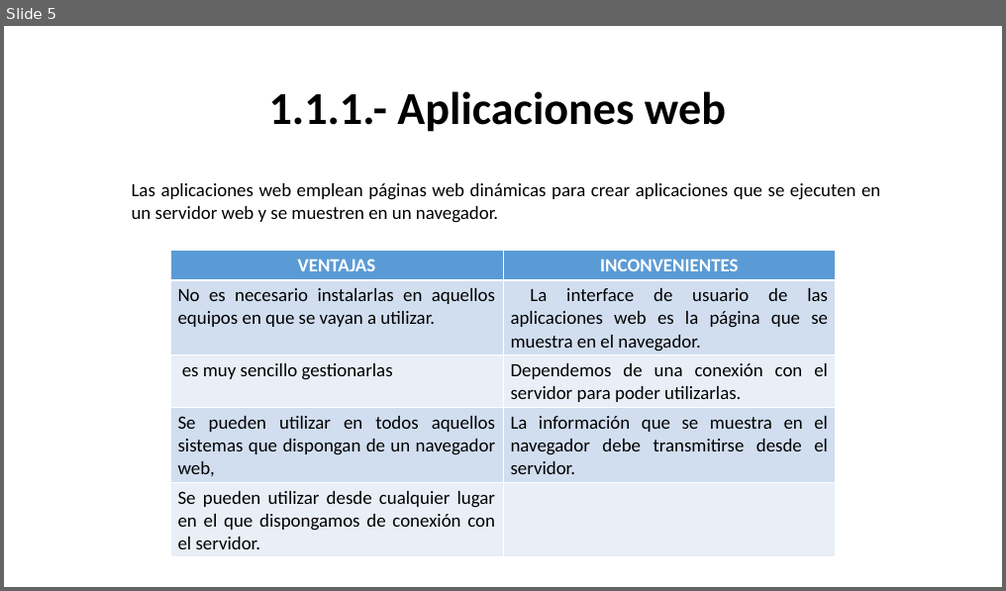
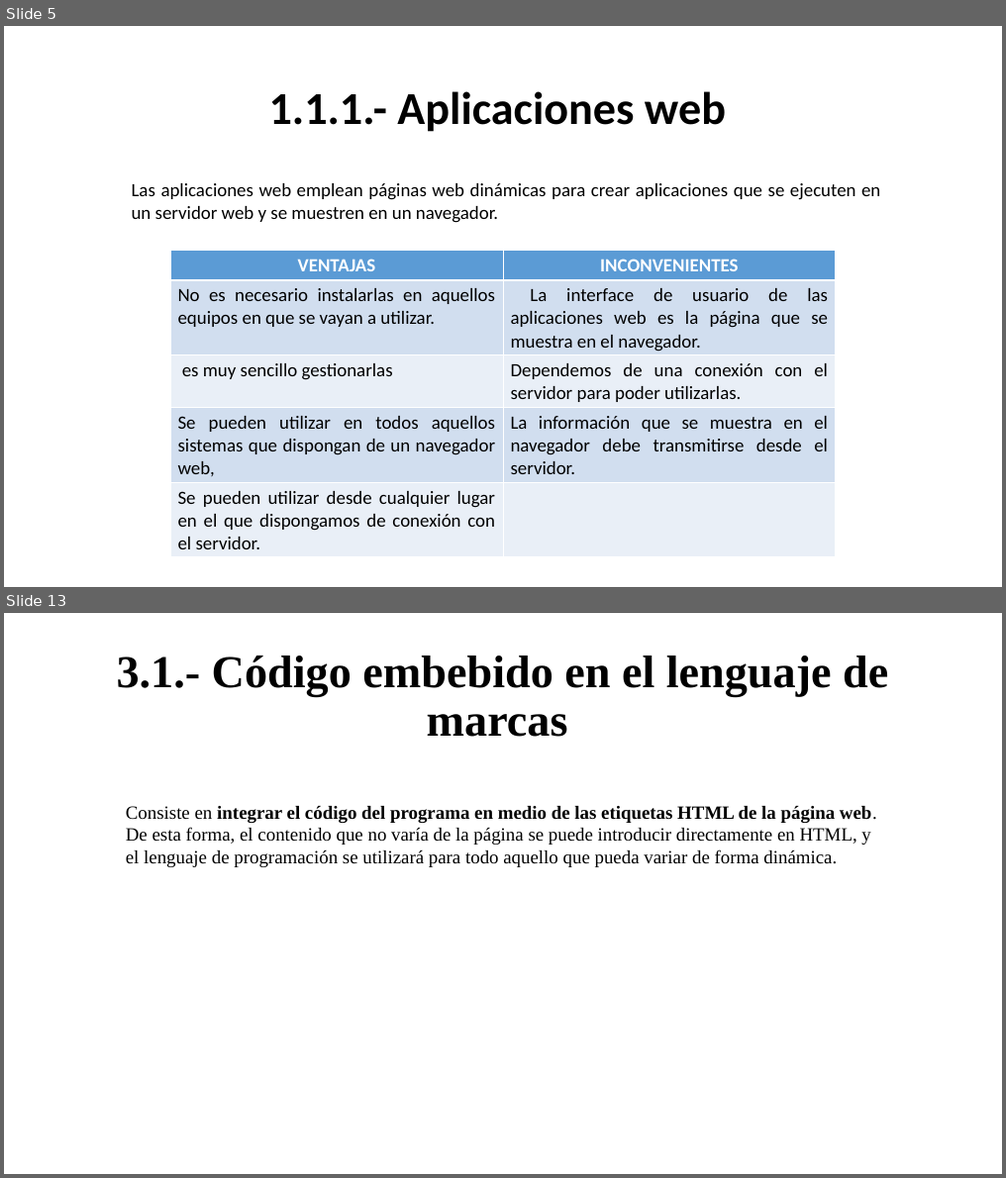
Before and after one commit to raulopsanch/DAW2, a slide deck: Desarrollo web en entorno servidor/Tema_01/Ejercicios/Raúl_Lòpez_Sánchez_Tarea_Tema_1.pptx. Shown one above the other, each under a label of ours: slide 5 before the commit, slides 5 and 13 after it; the slides between them are not shown. The pictures are 1006x591 and 1006x1178 pixels, drawn with LibreOffice and Linux fonts; fonts in the diff are those of the drawing. Boxes give left, top, right and bottom in pixels: in the first picture for what was removed or moved away, otherwise in the second. Text is boxed around its words. In the diff, an @@ line names an element or a change of style, - is before the commit and + after.

```diff
--- a/Desarrollo web en entorno servidor/Tema_01/Ejercicios/Raúl_Lòpez_Sánchez_Tarea_Tema_1.pptx
+++ b/Desarrollo web en entorno servidor/Tema_01/Ejercicios/Raúl_Lòpez_Sánchez_Tarea_Tema_1.pptx
@@ slide 13 added at box(4, 613, 1002, 1174), background #FFFFFF @@
@@ title added at box(117, 656, 888, 737), 44 pt, text #000000, bold @@
+3.1.- Código embebido en el lenguaje de marcas
@@ text added at box(126, 806, 877, 867), 18 pt, text #000000 @@
+Consiste en integrar el código del programa en medio de las etiquetas HTML de la página web. De esta forma, el contenido que no varía de la página se puede introducir directamente en HTML, y el lenguaje de programación se utilizará para todo aquello que pueda variar de forma dinámica.
```
Also in this commit, not shown: 1 slide changed, 7 other slides added.
